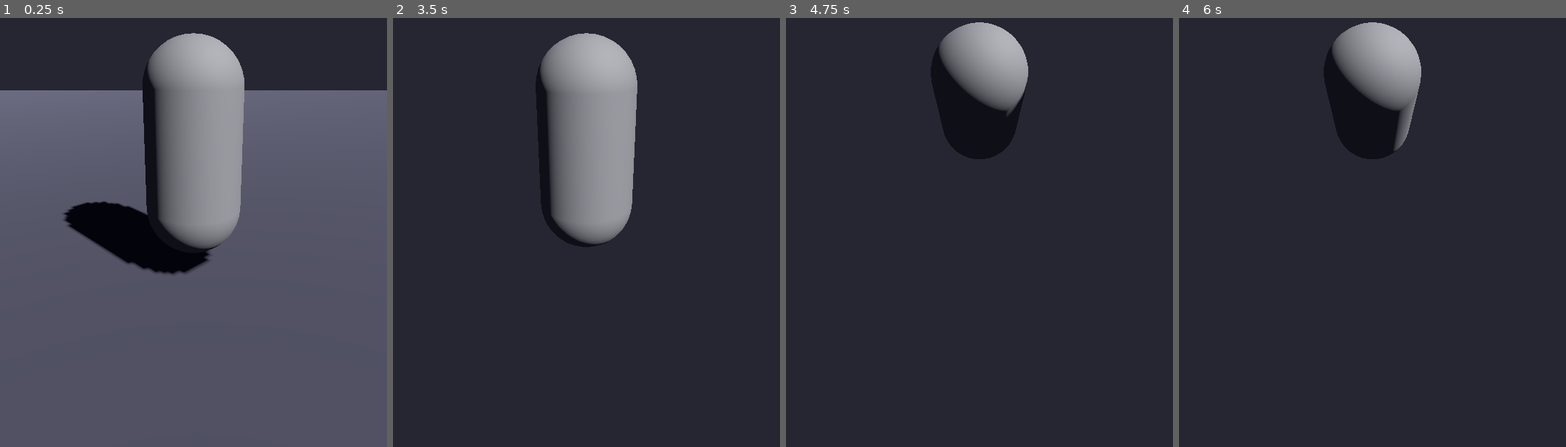
Above: before the commit, frames 1-4 (left to right).
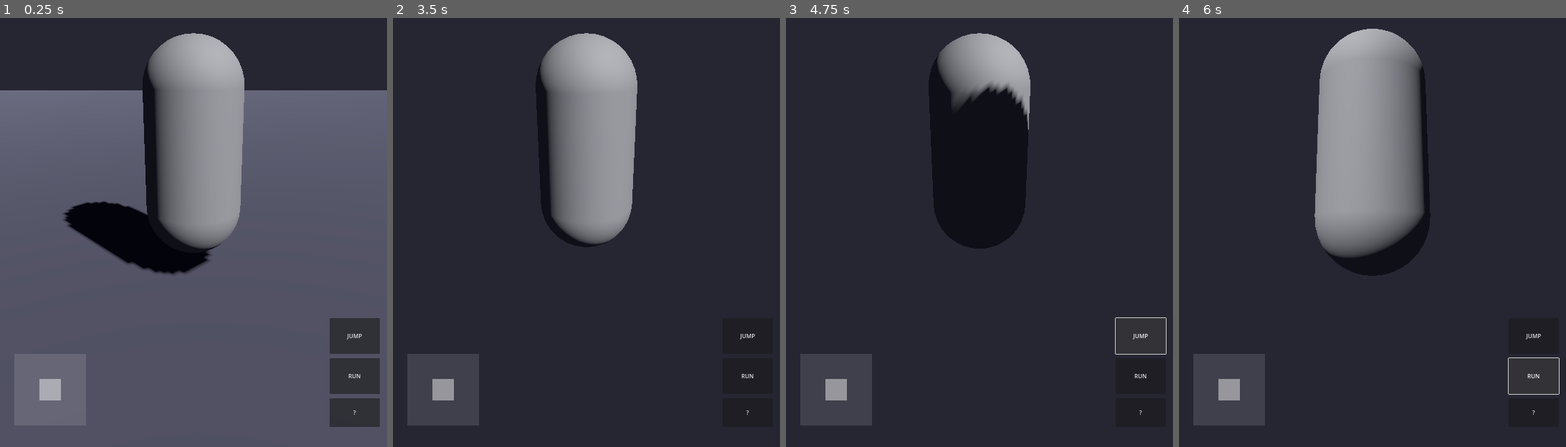
Above: after the commit, the same moments.

Repository: Aurelhopedro/AxevCrime
Game: Godot game, scene res://scenes/main.tscn
Two runs of this game, one before a commit and one after it. Both use one fixed random seed, a clock stepped at 60 frames per second and the inputs below.
Inputs (mouse positions are in pixels of both pictures, inside the frame that each line leads up to):
- Up to frame 1 (0.25 s): no input
- Up to frame 2 (3.5 s): move the mouse to (609, 159) at 0.52 s; hold Shift (run) 0.53-1.28 s; hold W (move_forward) from 0.53 s (still down); tap Space (jump) at 0.77, 1.52, 3.02 s; move the mouse to (567, 163) at 1.27 s; tap Shift (run) at 1.35, 2.85 s; move the mouse to (594, 150) at 2.02 s; hold Shift (run) 2.03-2.78 s; move the mouse to (582, 168) at 2.77 s
- Up to frame 3 (4.75 s): move the mouse to (1010, 168) at 3.52 s; hold Shift (run) 3.53-4.25 s; tap Space (jump) at 3.77 s; release W (move_forward) at 4.25 s; click (1142, 335) at 4.25 s, where only the run after the commit has a clickable "JUMP"
- Up to frame 4 (6 s): move the mouse to (1341, 155) at 5.02 s; hold W (move_forward) 5.03-5.75 s; tap Shift (run) at 5.1 s; tap Space (jump) at 5.27 s; click (1535, 374) at 5.75 s, where only the run after the commit has a clickable "RUN"

The runs differ from the first frame. In frame 1, 3.3% of the frame differs, in the area x 10-99%, y 69-96%; in frame 2, 3.1%; in frame 3, 11%; in frame 4, 17%, in the area x 3-99%, y 1-95%.

Commit message:
fix(player.tscn): corrigir sintaxe de instanciação do TouchUI como PackedScene

Diff:
--- a/scenes/player.tscn
+++ b/scenes/player.tscn
@@ -28,5 +28,4 @@
 [node name="Camera3D" type="Camera3D" parent="CameraPivot"]
 transform = Transform3D(1, 0, 0, 0, 0.966, 0.259, 0, -0.259, 0.966, 0, 0, 3)
 
-[node name="TouchUI" parent="."]
-instance = ExtResource("2_touch_ui")
+[node name="TouchUI" parent="." instance=ExtResource("2_touch_ui")]
